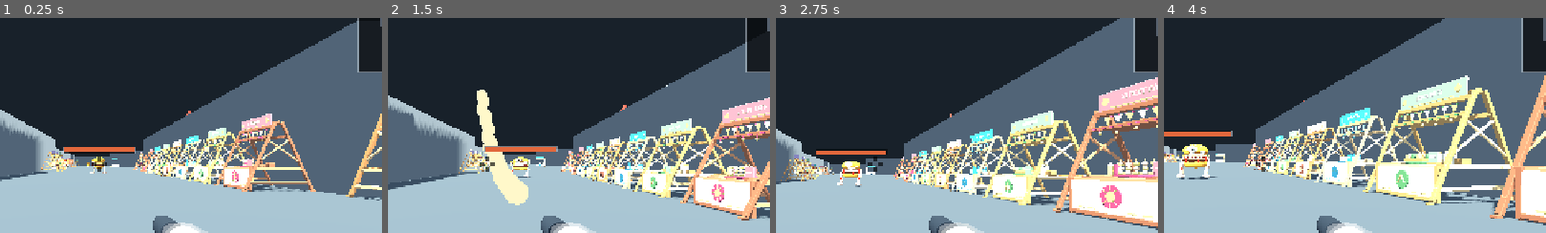
Above: before the commit, frames 1-4 (left to right).
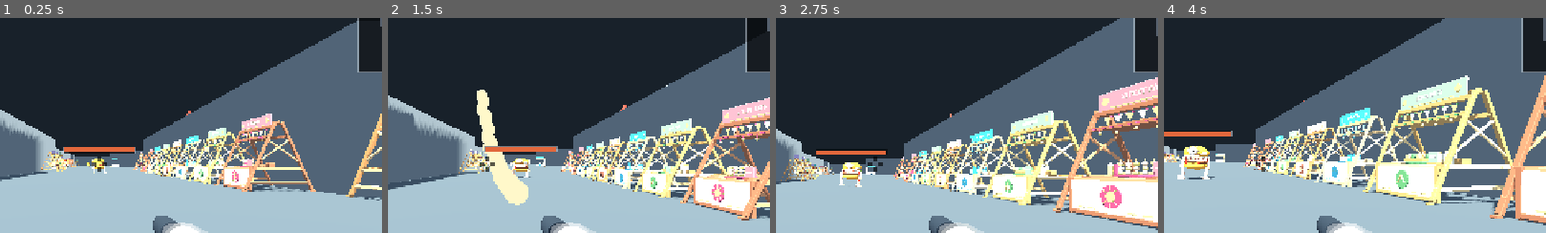
Above: after the commit, the same moments.

Repository: k3vin7/SauceIT-
Game: Godot game, scene res://main.tscn
The game is run twice, just before and just after one commit, with the same random seed, the same clock (stepped at 60 frames per second) and the same inputs.
Inputs (mouse positions are % of the whole screen's width and height, from its top left):
- Up to frame 1 (0.25 s): no input
- Up to frame 2 (1.5 s): tap Enter at 0.5 s; move the mouse to (55, 50) at 0.52 s; hold Shift (run) 0.53-1.28 s; hold W (move_forward) from 0.53 s (still down); tap Space (jump) at 0.77 s; move the mouse to (45, 50) at 1.27 s; click (45, 50) at 1.35 s
- Up to frame 3 (2.75 s): keep holding W (move_forward); tap Space (jump) at 1.52 s; tap Shift (run) at 1.55, 2.3 s; move the mouse to (52, 48) at 2.02 s; hold E (refill_sauce) from 2.03 s (still down)
- Up to frame 4 (4 s): keep holding W (move_forward); move the mouse to (49, 52) at 2.77 s; release E (refill_sauce) at 2.78 s; tap Shift (run) at 2.85, 3.8 s; tap Space (jump) at 3.02, 3.77 s; move the mouse to (57, 51) at 3.52 s; hold R (wipe_screen) from 3.53 s (still down)
The pictures show only the part of the screen within x 37-87%, y 16-66%; the shares and areas given below are measured in that part.

The runs differ from the first frame. In frame 1, 0.2% of the frame differs, in the area x 22-28%, y 64-73%; in frame 2, 0.2%; in frame 3, 0.4%; in frame 4, 0.7%, in the area x 3-14%, y 58-76%.

Commit message:
Put the monster's weight on its hands

Diff:
--- a/scripts/enemy.gd
+++ b/scripts/enemy.gd
@@ -18,6 +18,7 @@
 ## means the two cannot drift apart.
 const WIDTH_MULTIPLE := 2.0
 const HEIGHT_MULTIPLE := 2.0
+const GaitScript := preload("res://scripts/enemy_gait.gd")
 const HAMBURGER_MONSTER := preload(
 	"res://assets/enemies/hamburger_monster/hamburger_monster.glb")
 ## Evaluated mesh bounds in the authored Blender file, in metres. Scaling by
@@ -75,6 +76,11 @@
 ## Long enough to read as toppling rather than as being deleted.
 @export_range(0.1, 4.0, 0.05, "suffix:s") var fall_duration := 0.9
 
+@export_group("Its walk")
+## How long the gait takes to come on or go off. Faded rather than switched: cut
+## at the moment a monster stops, it freezes mid-step with one elbow bent.
+@export_range(0.05, 2.0, 0.05, "suffix:s") var gait_settle_seconds := 0.25
+
 var health := 240.0
 ## Clients simulate no enemies at all, exactly as they simulate no bodies.
 var authority := true
@@ -100,6 +106,11 @@
 var _repath_timer := 0.0
 var _route_goal := Vector3.ZERO
 var _body_mesh: MeshInstance3D
+var _gait: Node
+## How far the monster has walked, in metres. The gait's phase comes off this
+## rather than off a clock, so its hands keep pace with the ground instead of
+## sliding along it -- which is most of what paddling looks like.
+var _ground_covered := 0.0
 var _visual_root: Node3D
 var _animation_player: AnimationPlayer
 var _idle_animation := &""
@@ -234,6 +245,17 @@
 	_death_animation = _find_animation("Death")
 	_animation_player.animation_finished.connect(_on_animation_finished)
 
+	# The gait rides on top of whatever the clip does. The imported Walk swings
+	# the arms and holds the body level, which reads as a burger hanging in the
+	# air being paddled along; `EnemyGait` bends the elbows under load and lets
+	# the body fall and be caught between steps. As a SkeletonModifier3D it is
+	# called after the clip has written its pose, so it adds rather than fights.
+	for node in _visual_root.find_children("*", "Skeleton3D", true, false):
+		_gait = GaitScript.new()
+		_gait.name = "Gait"
+		node.add_child(_gait)
+		break
+
 
 func _find_animation(suffix: String) -> StringName:
 	if _animation_player == null:
@@ -271,6 +293,14 @@
 
 func _play_death_animation() -> void:
 	_attack_animation_active = false
+	# The gait is a walk, and this is not one. Both of its levers are left
+	# wherever the last step put them otherwise, so a monster killed mid-stride
+	# would go over with one elbow tucked and the clip running at whatever pace
+	# it had been walking at.
+	if _gait != null:
+		_gait.strength = 0.0
+	if _animation_player != null:
+		_animation_player.speed_scale = 1.0
 	_play_animation(_death_animation)
 
 
@@ -470,6 +500,33 @@
 ## Writes `facing_yaw` and `fall_angle` onto the node. The yaw is applied first
 ## and the topple second, so the topple is about the body's own right axis --
 ## it falls onto its own back whichever way it happened to be looking.
+## Walks the gait forward by the ground actually covered, not by the clock.
+##
+## The phase is a distance, so a monster slowed down or shoved takes shorter
+## steps rather than the same steps faster -- the hands stay with the floor
+## instead of skating over it. The clip is scaled by the same measure, for the
+## same reason.
+##
+## `strength` is faded rather than switched. Snapping it off at the moment a
+## monster stops leaves it mid-step with one elbow bent, which reads as a flinch.
+func _advance_gait(step: Vector3, walking: bool, delta: float) -> void:
+	if _gait == null:
+		return
+	var covered := Vector2(step.x, step.z).length()
+	_ground_covered += covered
+	_gait.phase = _ground_covered / maxf(_gait.stride_metres, 0.01)
+	_gait.strength = move_toward(_gait.strength, 1.0 if walking else 0.0,
+		delta / maxf(gait_settle_seconds, 0.01))
+	if _animation_player != null and not _attack_animation_active and is_alive():
+		# The clip keeps pace with the ground too: at a standstill it idles at
+		# its own rate, and walking it runs at the share of full speed the
+		# monster is actually managing.
+		var pace := 1.0
+		if walking and move_speed > 0.01:
+			pace = clampf(covered / maxf(delta, 0.0001) / move_speed, 0.25, 2.0)
+		_animation_player.speed_scale = pace
+
+
 func _apply_pose() -> void:
 	var pose := Basis(Vector3.UP, facing_yaw) * Basis(Vector3.RIGHT, fall_angle)
 	if fall_angle <= 0.0:
@@ -571,8 +628,11 @@
 		velocity.y = 0.0
 	else:
 		velocity.y -= fall_gravity * delta
+	var stood_at := global_position
 	move_and_slide()
-	_set_locomotion_animation(Vector2(velocity.x, velocity.z).length_squared() > 0.000001)
+	var walking := Vector2(velocity.x, velocity.z).length_squared() > 0.000001
+	_set_locomotion_animation(walking)
+	_advance_gait(global_position - stood_at, walking, delta)
 
 	if target == null or _contact_cooldown > 0.0:
 		return null
--- /dev/null
+++ b/scripts/enemy_gait.gd
@@ -0,0 +1,133 @@
+class_name EnemyGait
+extends SkeletonModifier3D
+
+## Makes the burger monster walk on its hands rather than hang above them.
+##
+## The imported `Walk` clip swings the arms, and that is all it does: the body
+## rides level while the arms paddle underneath it, which reads as a burger
+## suspended in the air being rowed along. Two things are missing from it, and
+## both are the same thing a walk cycle is made of.
+##
+## **The arms have to take weight.** A leg bends when it is under load and
+## straightens as it pushes off; a straight limb swinging from the shoulder is a
+## pendulum, not a step. So each arm gets extra flexion at the elbow, out of
+## phase with the other, deepest as that arm passes under the body.
+##
+## **The body has to fall and be caught.** Nothing carries the weight between
+## one hand landing and the next, so the body dips in the middle of each step
+## and rises as a hand plants. That is the bob, and it is what makes the steps
+## look like they touch the ground -- at twice the stride frequency, because
+## there are two of them in a cycle.
+##
+## This runs as a `SkeletonModifier3D` rather than out of `_process`, which is
+## the difference between adding to the clip and fighting it: a modifier is
+## called after the animation has written its pose and before the skeleton is
+## used, so what it writes is the clip's pose plus this rather than whichever of
+## the two ran last.
+##
+## Everything here is **cosmetic**. It is driven by `phase`, which the enemy
+## sets from the ground it has actually covered, so the gait cannot drift from
+## the walking -- and nothing reads it back. No collider, no mask cell and no
+## packet is touched by any of it.
+
+## How far the monster travels in one full cycle -- two steps. The phase comes
+## from distance rather than from time so the hands keep pace with the ground
+## instead of sliding along it, which is most of what "paddling" looks like.
+@export_range(0.5, 12.0, 0.1, "suffix:m") var stride_metres := 4.6
+
+## How far the elbow bends beyond whatever the clip is already doing, at the
+## deepest part of a step.
+@export_range(0.0, 90.0, 1.0, "suffix:deg") var elbow_bend_degrees := 26.0
+
+## And how much the shoulder gathers with it. Less than the elbow: a limb that
+## folds at both joints equally reads as boneless.
+@export_range(0.0, 60.0, 1.0, "suffix:deg") var shoulder_gather_degrees := 9.0
+
+## How far the body drops between steps. It is the whole of the weight cue, so
+## it is small on purpose -- a burger bouncing is a different animal.
+@export_range(0.0, 0.6, 0.01, "suffix:m") var bob_metres := 0.11
+
+## How much the body leans into each step, rocking side to side as the weight
+## passes from one hand to the other.
+@export_range(0.0, 20.0, 0.5, "suffix:deg") var body_roll_degrees := 3.5
+
+## 0 standing still, 1 walking. Faded rather than switched, so coming to a stop
+## settles instead of snapping upright.
+var strength := 0.0
+
+## Cycles, not radians: the whole number part is how many strides have been
+## taken and the fraction is where in the current one the monster is.
+var phase := 0.0
+
+var _body := -1
+var _upper := [-1, -1]
+var _lower := [-1, -1]
+
+
+func _ready() -> void:
+	var skeleton := get_skeleton()
+	if skeleton == null:
+		return
+	_body = skeleton.find_bone("Body")
+	_upper = [skeleton.find_bone("Arm.L.Upper"), skeleton.find_bone("Arm.R.Upper")]
+	_lower = [skeleton.find_bone("Arm.L.Lower"), skeleton.find_bone("Arm.R.Lower")]
+
+
+## True when every bone this needs was found. A rig without them is not an
+## error worth stopping for -- the monster simply walks the way it used to --
+## but it is worth a check being able to say so.
+func has_rig() -> bool:
+	if _body < 0:
+		return false
+	for index in 2:
+		if _upper[index] < 0 or _lower[index] < 0:
+			return false
+	return true
+
+
+## How many times the skeleton has called this. Godot has had two names for the
+## hook, and a modifier whose hook is never called is silent rather than loud --
+## it just quietly does nothing -- so the checks count the calls.
+var calls := 0
+
+
+func _process_modification() -> void:
+	_apply()
+
+
+func _process_modification_with_delta(_delta: float) -> void:
+	_apply()
+
+
+func _apply() -> void:
+	calls += 1
+	var skeleton := get_skeleton()
+	if skeleton == null or not has_rig() or strength <= 0.0:
+		return
+	var turn := phase * TAU
+	for side in 2:
+		# The two arms are half a cycle apart: one is under the body while the
+		# other is reaching.
+		var swing := turn + PI * float(side)
+		# Deepest as the arm passes under, and never negative -- an elbow that
+		# bends backwards is worse than one that does not bend at all.
+		var load := maxf(sin(swing), 0.0)
+		var bend := deg_to_rad(elbow_bend_degrees) * load * strength
+		var gather := deg_to_rad(shoulder_gather_degrees) * load * strength
+		# Added to the clip's pose rather than replacing it, which is the whole
+		# point of doing this here.
+		skeleton.set_bone_pose_rotation(_lower[side],
+			skeleton.get_bone_pose_rotation(_lower[side])
+				* Quaternion(Vector3.RIGHT, bend))
+		skeleton.set_bone_pose_rotation(_upper[side],
+			skeleton.get_bone_pose_rotation(_upper[side])
+				* Quaternion(Vector3.RIGHT, -gather))
+
+	# Twice a cycle, because both steps carry weight. Lowest between the two,
+	# highest as a hand plants.
+	var drop := (1.0 - cos(turn * 2.0)) * 0.5 * bob_metres * strength
+	skeleton.set_bone_pose_position(_body,
+		skeleton.get_bone_pose_position(_body) - Vector3.UP * drop)
+	var roll := deg_to_rad(body_roll_degrees) * sin(turn) * strength
+	skeleton.set_bone_pose_rotation(_body,
+		skeleton.get_bone_pose_rotation(_body) * Quaternion(Vector3.FORWARD, roll))
--- a/tests/probe_enemy.gd
+++ b/tests/probe_enemy.gd
@@ -645,6 +645,95 @@
 	doomed.queue_free()
 	await physics_frame
 
+	# --- it walks on its hands rather than being paddled along ---
+	# The imported Walk clip swings the arms and holds the body level, which
+	# reads as a burger hanging in the air being rowed. `EnemyGait` bends the
+	# elbows under load and lets the body fall and be caught between steps, on
+	# top of the clip rather than instead of it.
+	#
+	# What has to hold is that it is keyed to the **ground**, not to a clock. A
+	# monster slowed or shoved has to take shorter steps rather than the same
+	# steps faster, or its hands skate over the floor -- which is most of what
+	# being paddled along looks like. Fed the ground directly rather than walked
+	# across the map for it: this is about the coupling, and a monster that
+	# catches a kerb on the way would be testing the pathing instead.
+	var strider: MayoEnemy = MayoEnemy.new()
+	root.add_child(strider)
+	strider.build(scene.body_cell_size, scene.contamination_brush_radius, Color("4d3f6b"))
+	await physics_frame
+	var gait = strider._gait
+	_check(gait != null, "the monster has no gait, so it walks the way it used to")
+	if gait != null:
+		_check(gait.has_rig(),
+			"the gait did not find the arm bones it bends, so it does nothing")
+		_check(gait.get_skeleton() != null, "the gait is not attached to the rig")
+
+		var tick := 1.0 / 60.0
+		for _f in 40:
+			strider._advance_gait(Vector3.ZERO, false, tick)
+		print("standing still: gait strength %.2f, phase %.3f" % [gait.strength, gait.phase])
+		_check(gait.strength < 0.05,
+			"a monster stood still still has %.2f of a walk on it" % gait.strength)
+		_check(is_zero_approx(gait.phase),
+			"a monster stood still walked %.2f cycles on the spot" % gait.phase)
+
+		# A metre of ground has to be a metre of gait, whatever pace it arrives at.
+		var paces := {"a steady walk": 0.06, "shoved along": 0.18, "barely moving": 0.01}
+		for pace in paces.keys():
+			var step: float = paces[pace]
+			var before: float = gait.phase
+			for _f in 60:
+				strider._advance_gait(Vector3(0.0, 0.0, -step), true, tick)
+			var turned: float = gait.phase - before
+			var due: float = (step * 60.0) / gait.stride_metres
+			print("  %-14s %.2f m of ground -> %.3f cycles (%.3f due)" % [
+				pace, step * 60.0, turned, due])
+			_check(absf(turned - due) < 0.001,
+				"%s: %.2f m of ground turned the gait %.3f cycles, not %.3f -- the steps are on a clock"
+					% [pace, step * 60.0, turned, due])
+		_check(gait.strength > 0.9,
+			"a walking monster only has %.2f of a walk on it" % gait.strength)
+
+		# And it actually moves the model. Checked on the meshes rather than on the
+		# bone poses: a modifier writes into the pose the skeleton hands out, and
+		# reading a bone back from outside that pass recomputes it from the clip and
+		# shows nothing whatever the modifier did. What the player sees is where the
+		# parts end up, so that is what is measured.
+		var where_parts_are := func() -> Dictionary:
+			var out := {}
+			var into: Transform3D = strider.global_transform.affine_inverse()
+			for node in strider._visual_root.find_children("*", "MeshInstance3D", true, false):
+				var mesh_node := node as MeshInstance3D
+				out[mesh_node.name] = (into * mesh_node.global_transform).origin
+			return out
+		gait.strength = 0.0
+		gait.phase = 0.25
+		for _f in 4:
+			await process_frame
+			await physics_frame
+		var at_rest: Dictionary = where_parts_are.call()
+		gait.strength = 1.0
+		for _f in 4:
+			await process_frame
+			await physics_frame
+		var mid_step: Dictionary = where_parts_are.call()
+		var shifted_most := 0.0
+		var shifted_name := ""
+		for part in at_rest.keys():
+			var moved_by: float = ((mid_step[part] as Vector3) - (at_rest[part] as Vector3)).length()
+			if moved_by > shifted_most:
+				shifted_most = moved_by
+				shifted_name = String(part).replace("Stage1_HamburgerMonster_", "")
+		print("the rig called the gait %d times; turning it on moves the model %.3f m at most (%s)" % [
+			gait.calls, shifted_most, shifted_name])
+		_check(gait.calls > 0,
+			"the skeleton never called the gait, so none of it reaches the model")
+		_check(shifted_most > 0.05,
+			"turning the gait on moved the model %.3f m: the arms are still swinging straight"
+				% shifted_most)
+	strider.queue_free()
+	await physics_frame
+
 	if failures.is_empty():
 		print("MAYO_ENEMY_OK")
 		quit(0)
Not shown, changed: README.md
